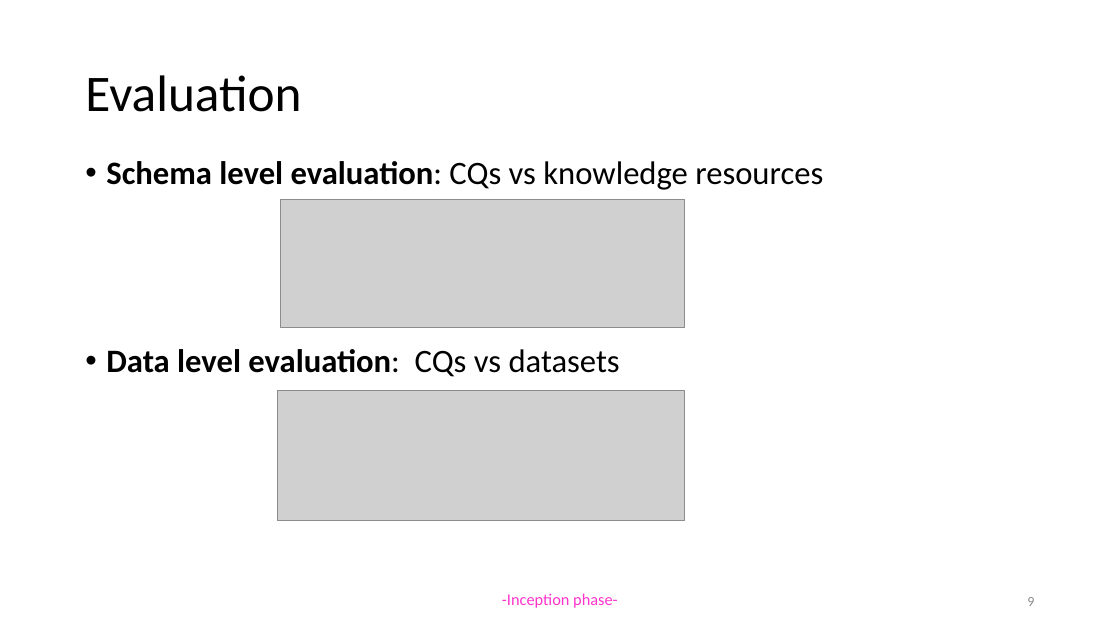
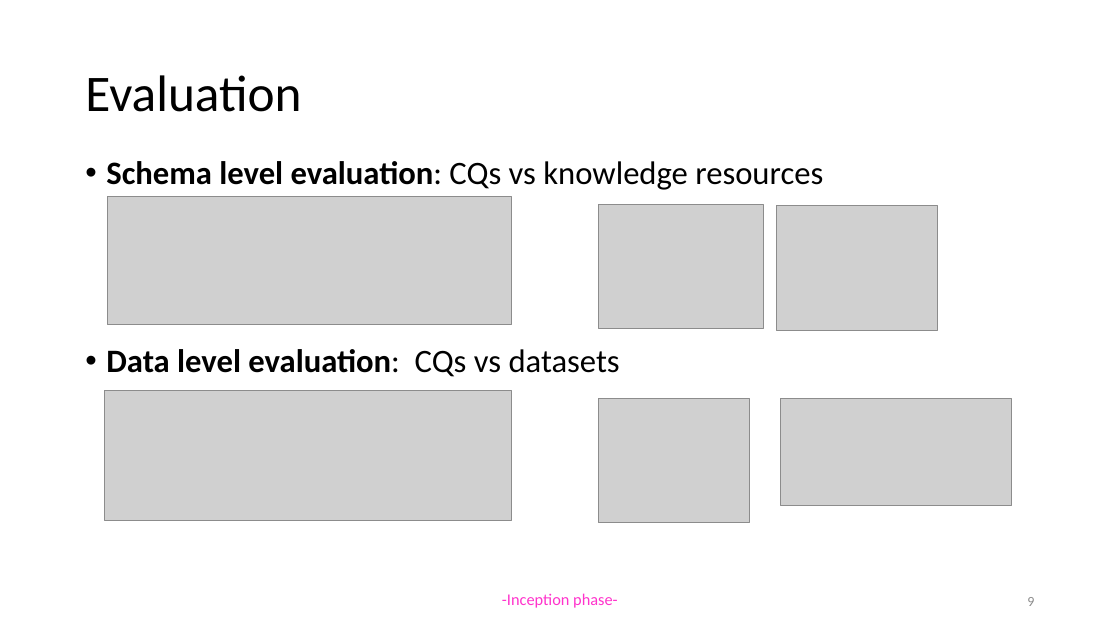
Before and after one commit to teclav/KDI-Education, a slide deck: slide 9 of Documentation/Project Presentation V2.pptx. Drawn at 1120x630 pixels with LibreOffice and Linux fonts; fonts in the diff are those of the drawing; grey boxes stand for pictures. Boxes give left, top, right and bottom in pixels: in the first picture for what was removed or moved away, otherwise in the second. Text is boxed around its words. In the diff, an @@ line names an element or a change of style, - is before the commit and + after.

Commit message:
added evaluation explanation

```diff
--- a/Documentation/Project Presentation V2.pptx
+++ b/Documentation/Project Presentation V2.pptx
@@ picture: place and size @@
-picture at (281, 199, 685, 328)
+picture at (108, 197, 512, 325)
@@ picture added at (598, 204, 763, 329) @@
@@ picture added at (776, 205, 938, 330) @@
@@ picture: place and size @@
-picture at (278, 391, 685, 520)
+picture at (105, 391, 512, 520)
@@ picture added at (598, 399, 749, 523) @@
@@ picture added at (781, 399, 1012, 506) @@
```
